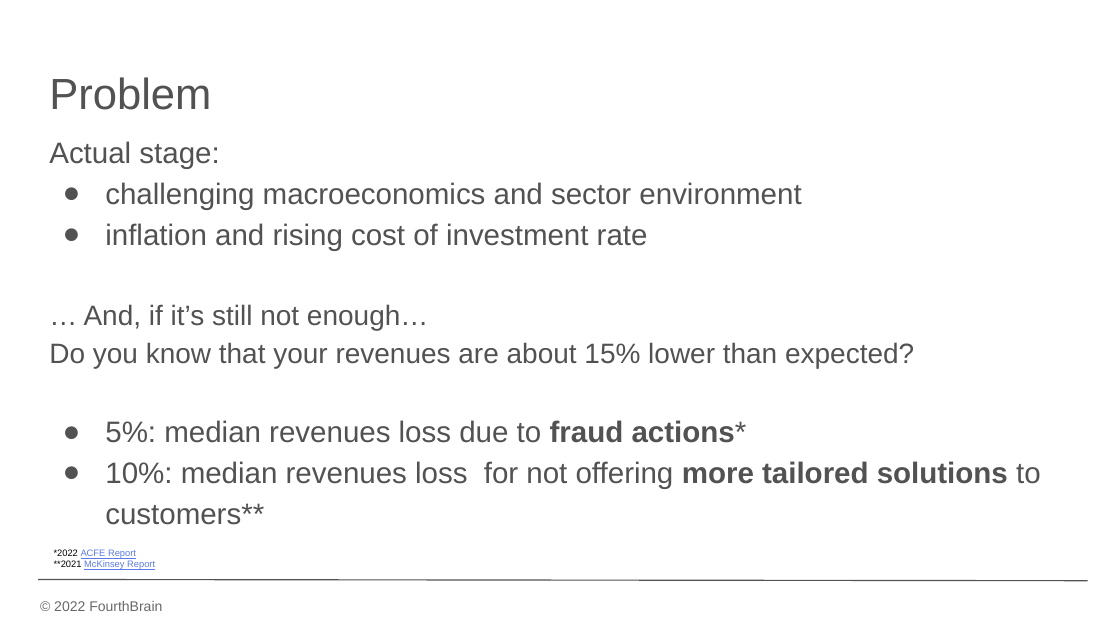
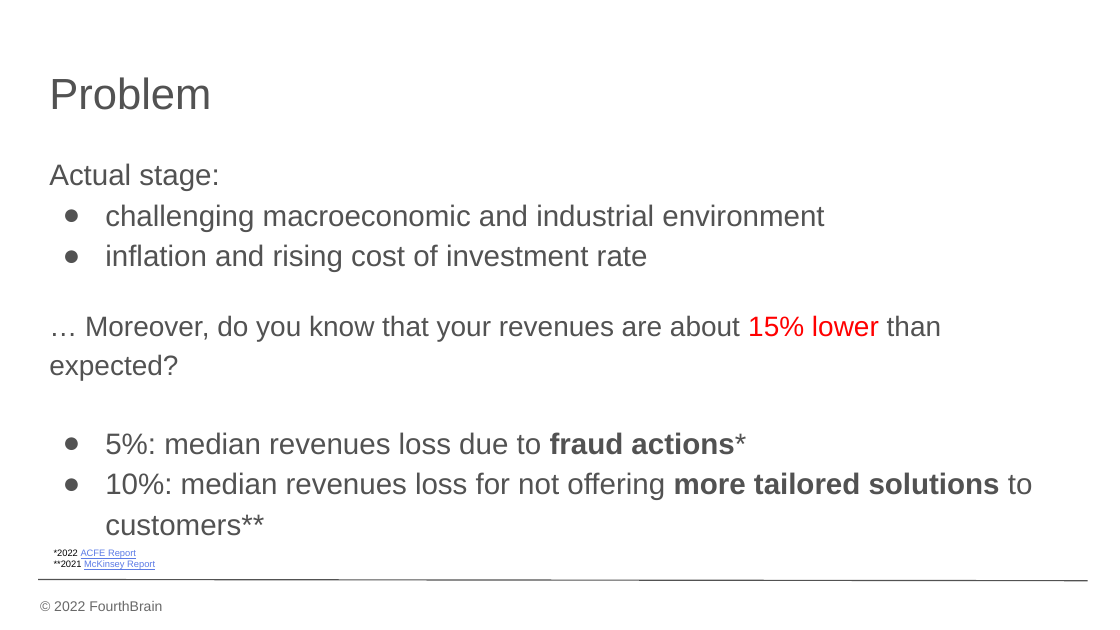
Before and after one commit to davins90/unsupervised_anomaly_detection, a slide deck: slide 3 of src/docs/Decision Intelligence Application.pptx. Drawn at 1120x630 pixels with LibreOffice and Linux fonts; fonts in the diff are those of the drawing; background and template pictures are left out. Boxes give left, top, right and bottom in pixels: in the first picture for what was removed or moved away, otherwise in the second. Text is boxed around its words. In the diff, an @@ line names an element or a change of style, - is before the commit and + after.

Commit message:
add final ppt

```diff
--- a/src/docs/Decision Intelligence Application.pptx
+++ b/src/docs/Decision Intelligence Application.pptx
@@ text "Actual stage:" moved from (x1=49, y1=141, x2=1041, y2=525) to (x1=49, y1=163, x2=824, y2=272) @@
@@ text at (x1=105, y1=204, x2=824, y2=231): text changed @@
-● challenging macroeconomics and sector environment
+● challenging macroeconomic and industrial environment
@@ text at (x1=49, y1=304, x2=1041, y2=525): paragraphs removed @@
-… And, if it’s still not enough…
-Do you know that your revenues are about 15% lower than expected?
-● 5%: median revenues loss due to fraud actions*
-● 10%: median revenues loss for not offering more tailored solutions to customers**
@@ text added at (x1=49, y1=315, x2=1033, y2=500), 19 pt, text #525252 @@
+… Moreover, do you know that your revenues are about 15% lower than expected?
+● 5%: median revenues loss due to fraud actions*
+● 10%: median revenues loss for not offering more tailored solutions to customers**
```
Also in this commit, not shown: 12 other slides changed, 1 other file.
